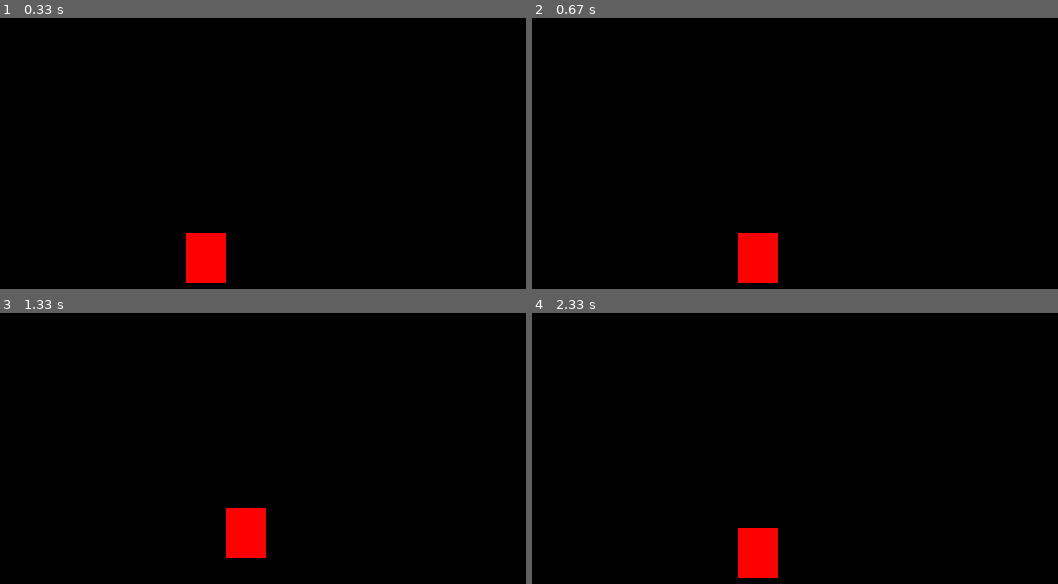
Above: before the commit, frames 1-4 (two rows, left to right).
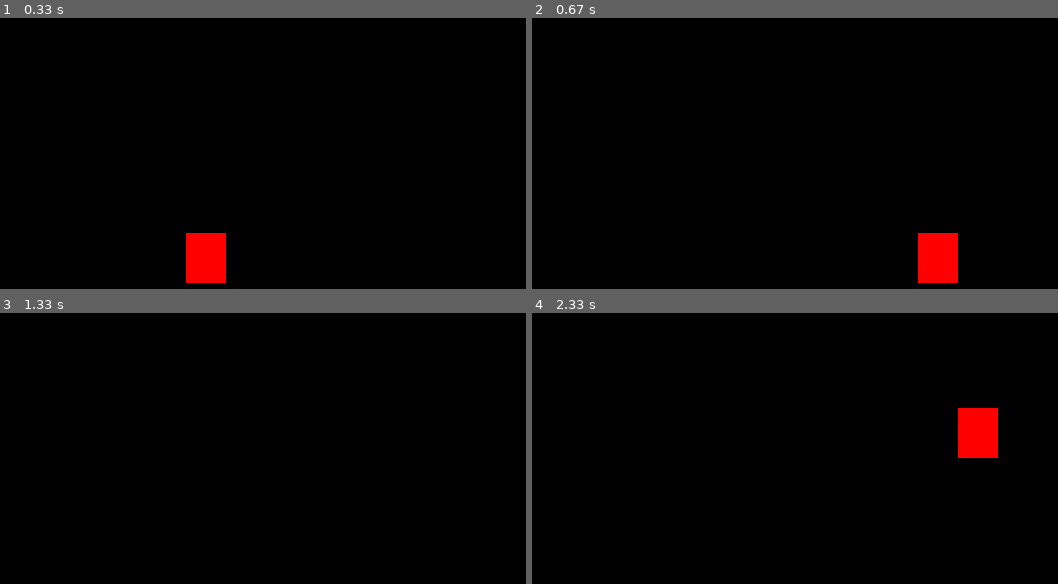
Above: after the commit, the same moments.

Repository: thiagorocco/Pygame
Game: pygame game, started from 0-conceitos/04-controlando-objetos.py
The game is run twice, just before and just after one commit, with the same random seed, the same clock (stepped at 60 frames per second) and the same inputs.
Inputs:
- Up to frame 1 (0.33 s): no input
- Up to frame 2 (0.67 s): hold D from 0.33 s (still down)
- Up to frame 3 (1.33 s): release D at 0.8 s; hold W 0.83-1.13 s; hold D from 1.17 s (still down)
- Up to frame 4 (2.33 s): release D at 1.63 s; hold A 1.67-2.2 s; hold S from 2.23 s (still down)

Frame 1 is identical in both runs. In frame 2, 2.8% of the frame differs, in the area x 39-81%, y 79-98%; in frame 3, 1.4%; in frame 4, 2.8%.

Commit message:
Implementada a movimentação com pygame.key.get_pressed

Diff:
--- a/0-conceitos/04-controlando-objetos.py
+++ b/0-conceitos/04-controlando-objetos.py
@@ -34,7 +34,7 @@
         if event.type == QUIT:
             pygame.quit()
             exit()
-        if event.type == KEYDOWN:
+    '''if event.type == KEYDOWN:
             if event.key == K_a:
                 posRectX -= 20
             if event.key == K_d:
@@ -42,8 +42,15 @@
             if event.key == K_w:
                 posRectY -= 20
             if event.key == K_s:
-                posRectY += 20
-
+                posRectY += 20'''
+    if pygame.key.get_pressed()[K_a]:
+        posRectX -= 20
+    if pygame.key.get_pressed()[K_d]:
+        posRectX += 20
+    if pygame.key.get_pressed()[K_w]:
+        posRectY -= 20
+    if pygame.key.get_pressed()[K_s]:
+        posRectY += 20
 
     ## Desenhando na tela
     pygame.draw.rect( tela, rgbRect, (posRectX, posRectY, largRect, altRect))
